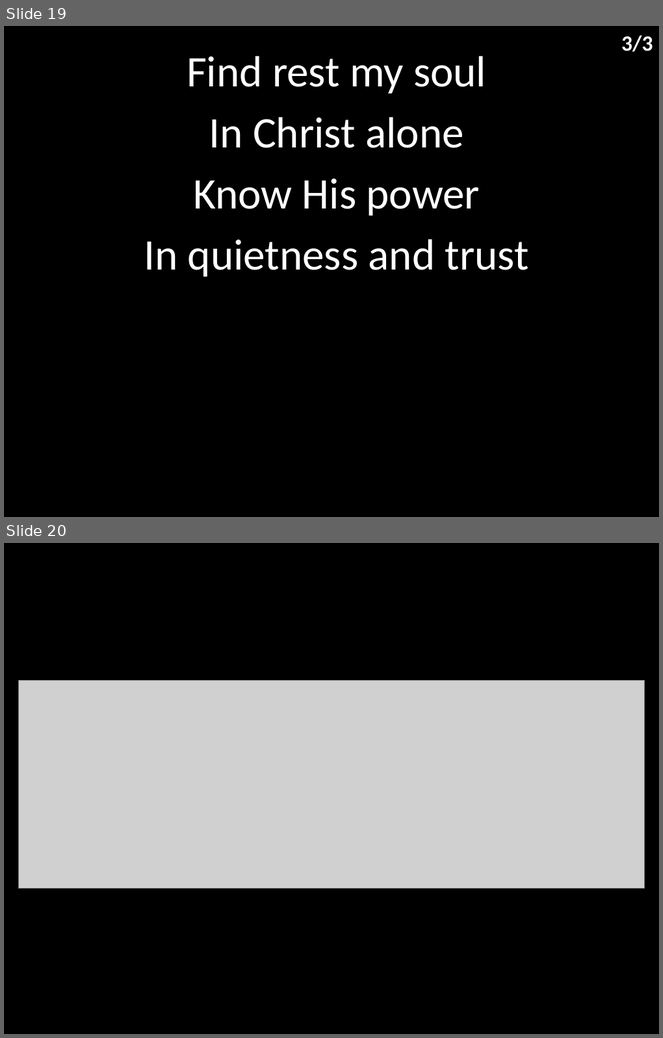
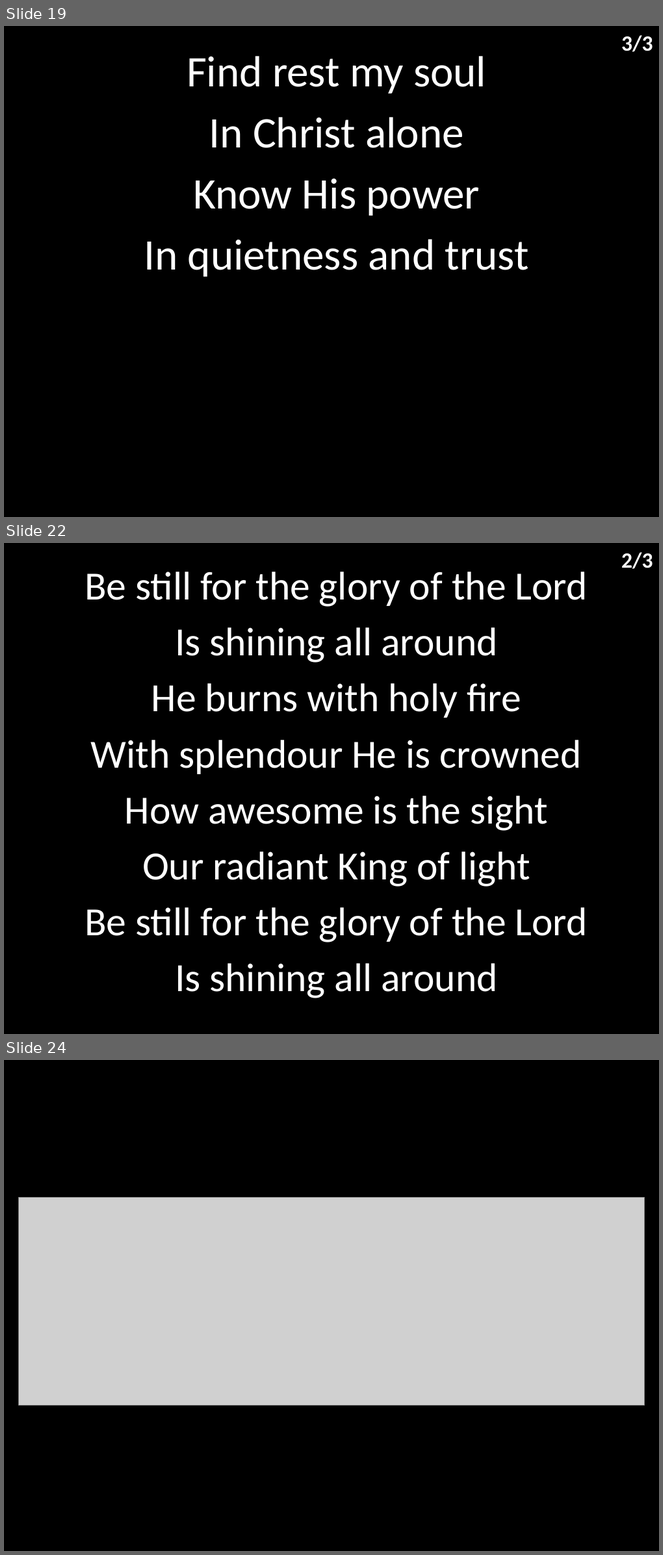
Before and after one commit to hoo-are-ya/worship, a slide deck: docs/songs_2022-05-29.pptx. Shown one above the other, each under a label of ours: slides 19 and 20 before the commit, slides 19, 22 and 24 after it; the slides between them are not shown. The pictures are 663x1038 and 663x1555 pixels, drawn with LibreOffice and Linux fonts; fonts in the diff are those of the drawing; grey boxes stand for pictures. Boxes give left, top, right and bottom in pixels: in the first picture for what was removed or moved away, otherwise in the second. Text is boxed around its words. In the diff, an @@ line names an element or a change of style, - is before the commit and + after.

Commit message:
add be still

```diff
--- a/docs/songs_2022-05-29.pptx
+++ b/docs/songs_2022-05-29.pptx
@@ slide 22 added at <box>4,543,659,1034</box>, background #000000 @@
@@ text added at <box>622,552,653,569</box>, 24 pt, text #FFFFFF, bold @@
+2/3
@@ subtitle added at <box>85,572,588,999</box>, 44 pt, text #FFFFFF @@
+Be still for the glory of the Lord
+Is shining all around
+He burns with holy fire
+With splendour He is crowned
+How awesome is the sight
+Our radiant King of light
+Be still for the glory of the Lord
+Is shining all around
@@ what was slide 20 is now slide 24 @@
```
Also in this commit, not shown: 3 other slides added, 1 other file.
